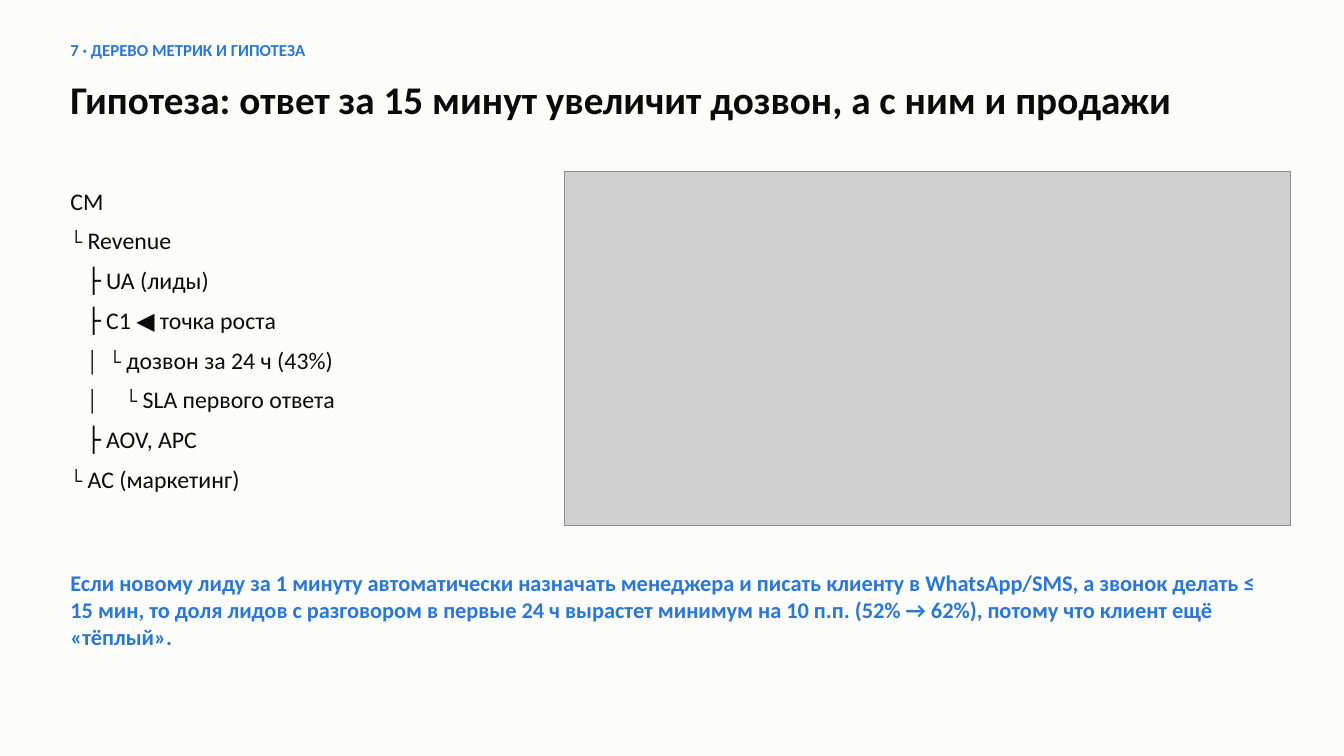
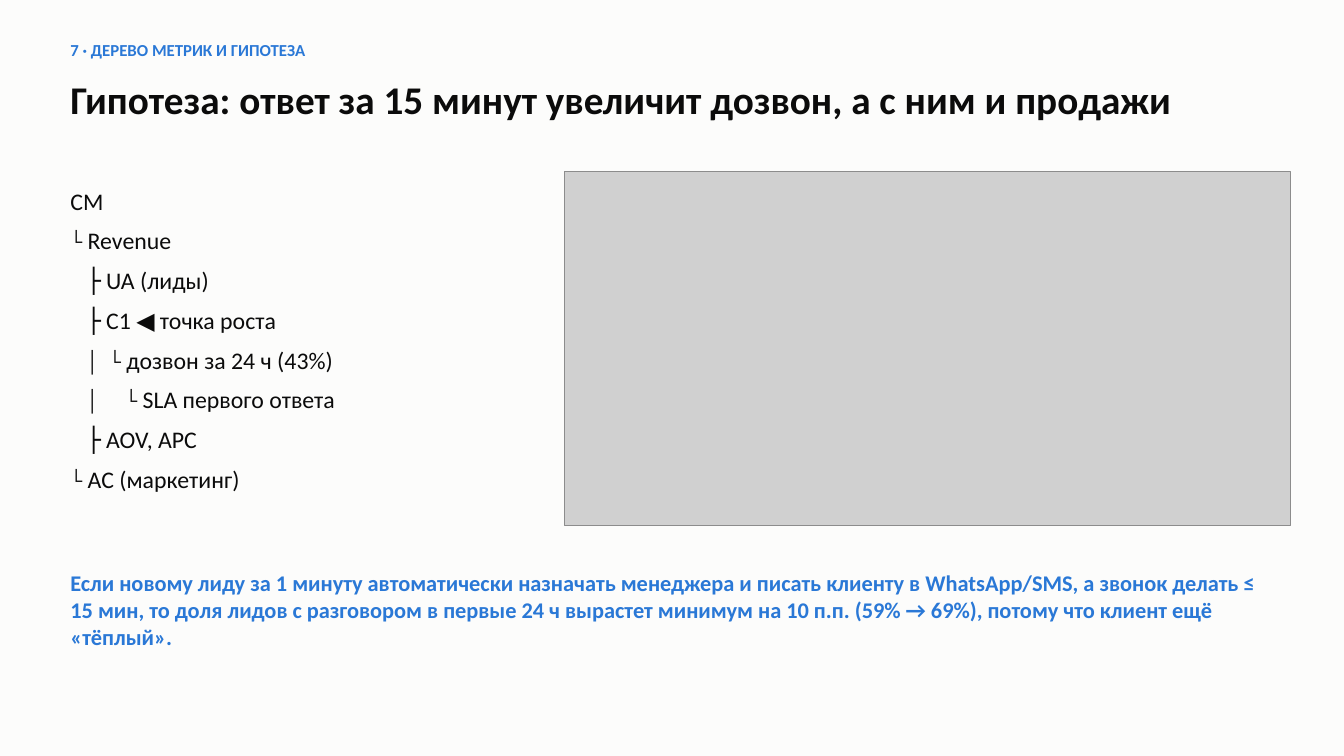
Before and after one commit to yerkovskayuliia-pixel/data-analytics-portfolio, a slide deck: slide 8 of python-crm-analysis/reports/presentation.pptx. Drawn at 1344x756 pixels with LibreOffice and Linux fonts; fonts in the diff are those of the drawing; grey boxes stand for pictures. Boxes give left, top, right and bottom in pixels: in the first picture for what was removed or moved away, otherwise in the second. Text is boxed around its words. In the diff, an @@ line names an element or a change of style, - is before the commit and + after.

```diff
--- a/python-crm-analysis/reports/presentation.pptx
+++ b/python-crm-analysis/reports/presentation.pptx
@@ text at (x1=70, y1=575, x2=1238, y2=645): text changed @@
-Если новому лиду за 1 минуту автоматически назначать менеджера и писать клиенту в WhatsApp/SMS, а звонок делать ≤ 15 мин, то доля лидов с разговором в первые 24 ч вырастет минимум на 10 п.п. (52% → 62%), потому что клиент ещё «тёплый».
+Если новому лиду за 1 минуту автоматически назначать менеджера и писать клиенту в WhatsApp/SMS, а звонок делать ≤ 15 мин, то доля лидов с разговором в первые 24 ч вырастет минимум на 10 п.п. (59% → 69%), потому что клиент ещё «тёплый».
```
Also in this commit, not shown: 1 other slide changed, 16 other files.
